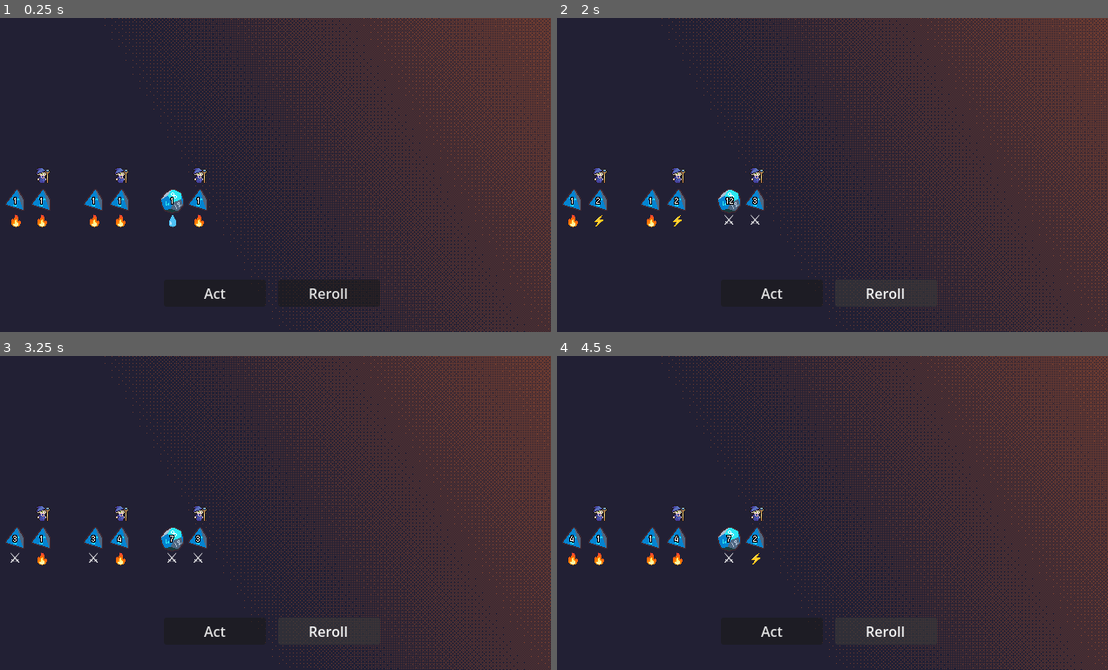
Above: before the commit, frames 1-4 (two rows, left to right).
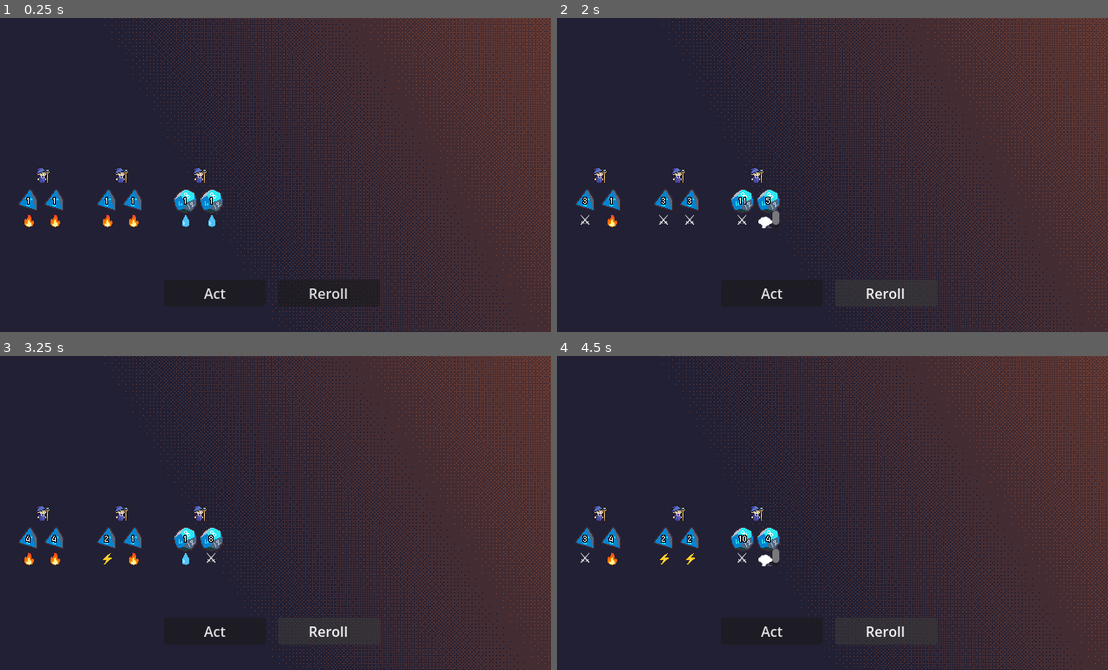
Above: after the commit, the same moments.

Repository: betairylia/DiceQuestPro
Game: Godot game, scene res://Prototyping/Prototype.tscn
Two runs of this game, one before a commit and one after it. Both use one fixed random seed, a clock stepped at 60 frames per second and the inputs below.
Inputs:
- Up to frame 1 (0.25 s): no input
- Up to frame 2 (2 s): click "Act" at 0.5 s; click "Reroll" at 1.25 s
- Up to frame 3 (3.25 s): click "Act" at 2 s; click "Reroll" at 2.75 s
- Up to frame 4 (4.5 s): click "Act" at 3.5 s; click "Reroll" at 4.25 s

The runs differ from the first frame. In frame 1, 2.3% of the frame differs, in the area x 0-41%, y 54-67%; in frame 2, 2.2%; in frame 3, 2.2%; in frame 4, 2.3%.

Commit message:
Checkpoint before Spell Pattern Matching Library implementation
Co-Authored-By: Claude Sonnet 4.6 <noreply@anthropic.com>

Diff:
--- a/Prototyping/Data/Fighter.tres
+++ b/Prototyping/Data/Fighter.tres
@@ -3,11 +3,10 @@
 [ext_resource type="Script" uid="uid://dl5xgr47sh7i" path="res://Source/Core/dice_data.gd" id="1_vf382"]
 [ext_resource type="Resource" uid="uid://eopw8wt81j8x" path="res://Prototyping/Data/FighterD12.tres" id="2_75faw"]
 [ext_resource type="Script" uid="uid://crdy3x714y4kr" path="res://Source/Core/mob_data.gd" id="2_b0ned"]
-[ext_resource type="Resource" uid="uid://o70mergyi2pw" path="res://Prototyping/Data/FireD4.tres" id="3_7fegw"]
 
 [resource]
 script = ExtResource("2_b0ned")
 max_health = 100
-alive_dice = Array[ExtResource("1_vf382")]([ExtResource("2_75faw"), ExtResource("3_7fegw"), ExtResource("2_75faw")])
+alive_dice = Array[ExtResource("1_vf382")]([ExtResource("2_75faw"), ExtResource("2_75faw")])
 dead_dice = Array[ExtResource("1_vf382")]([ExtResource("2_75faw")])
 metadata/_custom_type_script = "uid://crdy3x714y4kr"
--- a/Prototyping/Data/FireMage.tres
+++ b/Prototyping/Data/FireMage.tres
@@ -1,12 +1,12 @@
 [gd_resource type="Resource" script_class="MobData" format=3 uid="uid://bnigeirx8he57"]
 
 [ext_resource type="Script" uid="uid://dl5xgr47sh7i" path="res://Source/Core/dice_data.gd" id="1_dys4l"]
-[ext_resource type="Script" uid="uid://crdy3x714y4kr" path="res://Source/Core/mob_data.gd" id="2_8cllj"]
 [ext_resource type="Resource" uid="uid://o70mergyi2pw" path="res://Prototyping/Data/FireD4.tres" id="2_g7cep"]
+[ext_resource type="Script" uid="uid://crdy3x714y4kr" path="res://Source/Core/mob_data.gd" id="3_g7cep"]
 
 [resource]
-script = ExtResource("2_8cllj")
+script = ExtResource("3_g7cep")
 max_health = 50
-alive_dice = Array[ExtResource("1_dys4l")]([ExtResource("2_g7cep"), ExtResource("2_g7cep"), ExtResource("2_g7cep")])
+alive_dice = Array[ExtResource("1_dys4l")]([ExtResource("2_g7cep"), ExtResource("2_g7cep")])
 dead_dice = Array[ExtResource("1_dys4l")]([ExtResource("2_g7cep")])
 metadata/_custom_type_script = "uid://crdy3x714y4kr"
--- a/Prototyping/Nodes/Player/player_char_combat.tscn
+++ b/Prototyping/Nodes/Player/player_char_combat.tscn
@@ -3,7 +3,6 @@
 [ext_resource type="Texture2D" uid="uid://dqaguuvitf4q5" path="res://Prototyping/Sprites/Wizard-Idle.png" id="1_fadmq"]
 [ext_resource type="Texture2D" uid="uid://be8bwj78a8rqy" path="res://Prototyping/Sprites/Wizard-Attack01.png" id="1_on5uj"]
 [ext_resource type="Script" uid="uid://cf1rh1dpdqale" path="res://Prototyping/Nodes/Player/player_combat.gd" id="1_yiv1m"]
-[ext_resource type="PackedScene" uid="uid://ctf70ay22bp3p" path="res://Prototyping/Nodes/RollableDice.tscn" id="3_kmw4y"]
 
 [sub_resource type="AtlasTexture" id="AtlasTexture_5rjsi"]
 atlas = ExtResource("1_on5uj")
@@ -109,13 +108,3 @@
 sprite_frames = SubResource("SpriteFrames_7iqst")
 animation = &"attack-default"
 frame_progress = 0.26432285
-
-[node name="RollableDice1" parent="." unique_id=1803946193 instance=ExtResource("3_kmw4y")]
-position = Vector2(-30, 28)
-
-[node name="RollableDice2" parent="." unique_id=2112884054 instance=ExtResource("3_kmw4y")]
-position = Vector2(0, 28)
-
-[node name="RollableDice3" parent="." unique_id=1038882734 instance=ExtResource("3_kmw4y")]
-visible = false
-position = Vector2(30, 28)
--- a/Source/Core/mob.gd
+++ b/Source/Core/mob.gd
@@ -3,33 +3,40 @@
 
 signal dice_rolled(results: Array[DiceResult])
 
+const ROLLABLE_DICE_SCENE = preload("res://Prototyping/Nodes/RollableDice.tscn")
+const DICE_Y := 28.0
+const DICE_INTERVAL := 30.0
+
 @export var health: int
 @export var data: MobData
+
+var _dice: Array[Node] = []
 
 
 func setup(mob_data: MobData) -> void:
 	data = mob_data
 	health = mob_data.max_health
-	$RollableDice1.setup(data.alive_dice[0])
-	$RollableDice2.setup(data.alive_dice[1])
-	$RollableDice3.setup(data.alive_dice[2])
+	# Remove any previously spawned dice
+	for d in _dice:
+		d.queue_free()
+	_dice.clear()
+	# Spawn dice based on MobData
+	var count := data.alive_dice.size()
+	var start_x := -(count - 1) * DICE_INTERVAL / 2.0
+	for i in count:
+		var dice_node = ROLLABLE_DICE_SCENE.instantiate()
+		dice_node.position = Vector2(start_x + i * DICE_INTERVAL, DICE_Y)
+		add_child(dice_node)
+		dice_node.setup(data.alive_dice[i])
+		_dice.append(dice_node)
 
 
-# Rolls all dice concurrently (animations play in parallel).
-# Returns an Array of { value, element, is_extreme } Dictionaries.
 func RollAll() -> Array[DiceResult]:
-
-	$RollableDice1.Roll()
-	$RollableDice2.Roll()
-	$RollableDice3.Roll()
-
-	var results: Array[DiceResult] = [
-		await $RollableDice1.roll_finished,
-		await $RollableDice2.roll_finished,
-		await $RollableDice3.roll_finished,
-	]
+	for d in _dice:
+		d.Roll()
+	var results: Array[DiceResult] = []
+	for d in _dice:
+		results.append(await d.roll_finished)
 	print(results)
-
 	dice_rolled.emit(results)
-
 	return results
Not shown, added: dice.py
